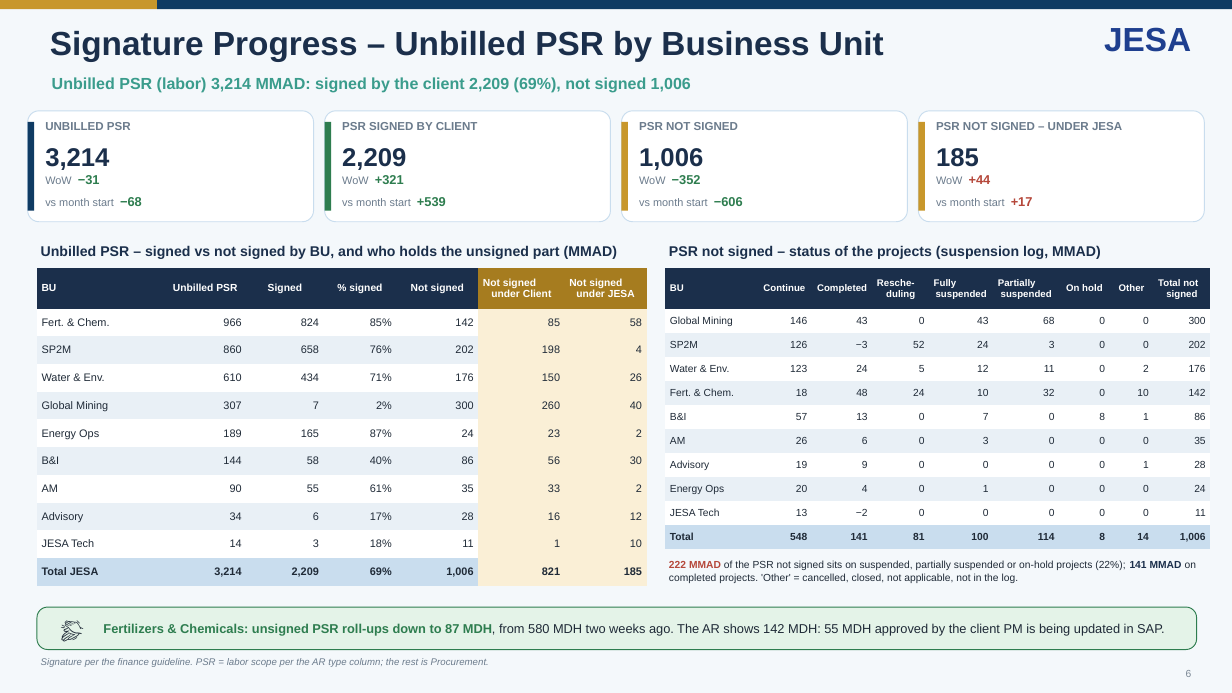
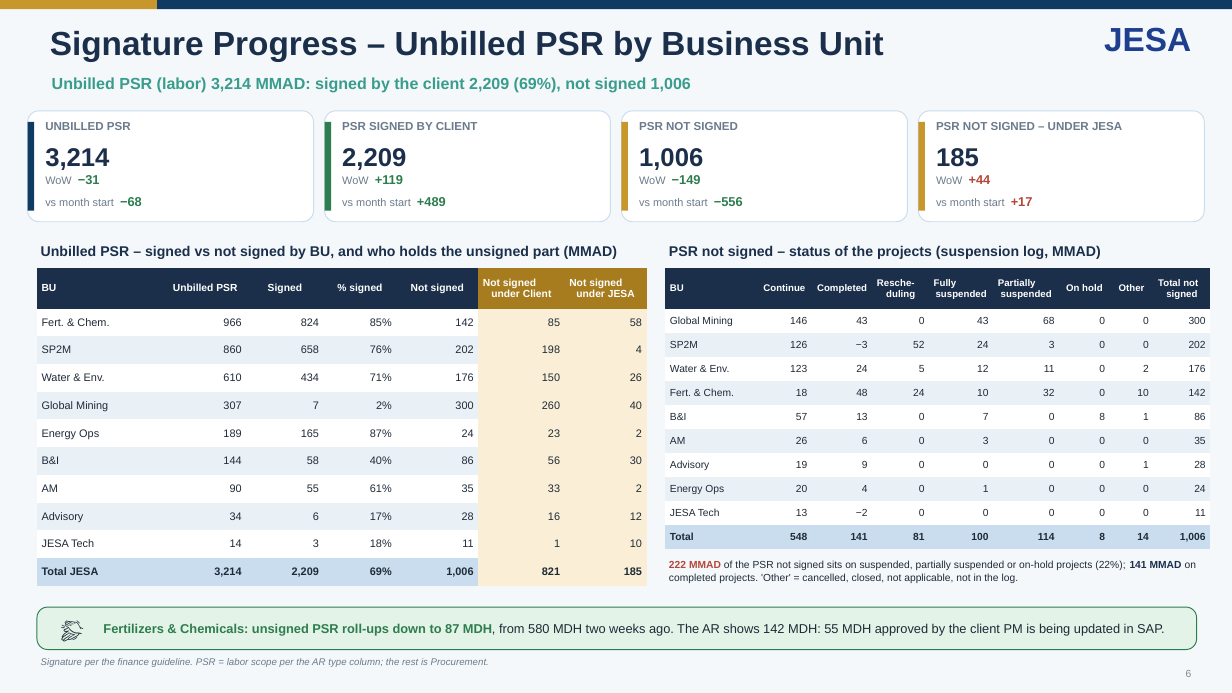
Before and after one commit to cherkaouihassan-art/Skills-Repo, a slide deck: slide 6 of weekly-ar-cash-deck/output/JESA GROUP Cash Position - Nov 26.pptx. Drawn at 1232x693 pixels with LibreOffice and Linux fonts; fonts in the diff are those of the drawing. Boxes give left, top, right and bottom in pixels: in the first picture for what was removed or moved away, otherwise in the second. Text is boxed around its words. In the diff, an @@ line names an element or a change of style, - is before the commit and + after.

```diff
--- a/weekly-ar-cash-deck/output/JESA GROUP Cash Position - Nov 26.pptx
+++ b/weekly-ar-cash-deck/output/JESA GROUP Cash Position - Nov 26.pptx
@@ text at (x1=342, y1=175, x2=403, y2=184): text changed @@
-WoW +321
+WoW +119
@@ text at (x1=639, y1=175, x2=701, y2=184): text changed @@
-WoW −352
+WoW −149
@@ text at (x1=342, y1=197, x2=446, y2=206): text changed @@
-vs month start +539
+vs month start +489
@@ text at (x1=639, y1=197, x2=743, y2=206): text changed @@
-vs month start −606
+vs month start −556
```
Also in this commit, not shown: 6 other slides changed, 6 other files.
